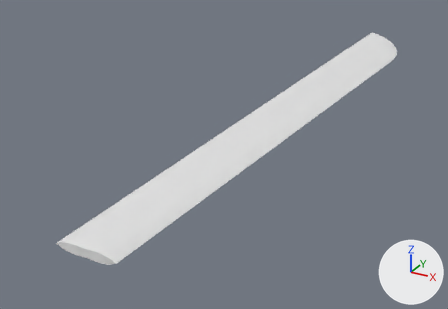
The glTF model godot/assets/waffen/modelle/schwertklinge/t1_3.glb, before and after one commit.
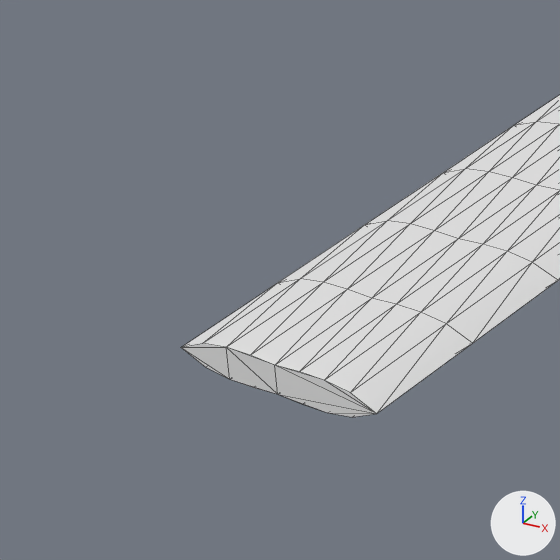
Each version appears first whole from a 50 mm lens placed at (0.243, -0.144, 0.219), pointed at (-0.054, 0.395, -0.051), and next in a close-up on the part from 0% to 39% of the width and 44% to 100% of the height. The axes (+X, +Y, +Z) are drawn at lower right. The lights are the same throughout. The first two pictures are the older version. The close-ups show mesh edges as thin lines. Vertices at exactly the same position are counted once.

Objects in the first close-up: 'schwertklinge_t1_3'.
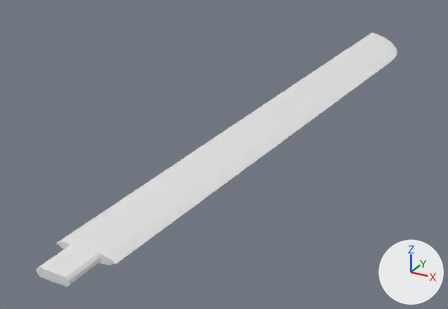
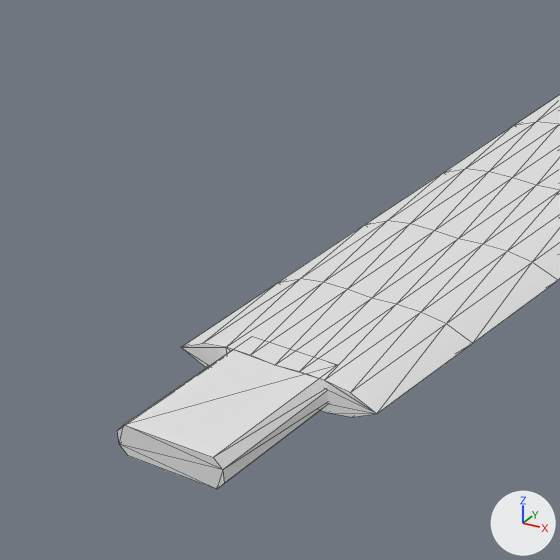
Boxes [x1, y1, x2, y2] around the edits, measured in the close-ups (560 x 560 px):
'schwertklinge_t1_3', reshaped: before [181, 95, 560, 417]; after [117, 95, 560, 489]
part 1 of me_schwertklinge_t1_3, added: after [117, 348, 328, 489]

What changed in the scene script:
```text
Change me_schwertklinge_t1_3:
    used by ob_schwertklinge_t1_3; location = (0.0, 0.0, 0.0)
    remove me_schwertklinge_t1_3.from_pydata(...)  # 385 vertices, 766 faces; spans x -0.025..0.049, y 0.112..0.832, z -0.004..0.004
    add me_schwertklinge_t1_3.from_pydata(...)  # 401 vertices, 794 faces; spans x -0.025..0.049, y 0.082..0.832, z -0.004..0.004
    me_schwertklinge_t1_3 part 1: a new loose piece of 16 vertices spanning x -0.013..0.013, y 0.082..0.118, z -0.004..0.003, in mat_klinge (white #e7e7e7)
```
